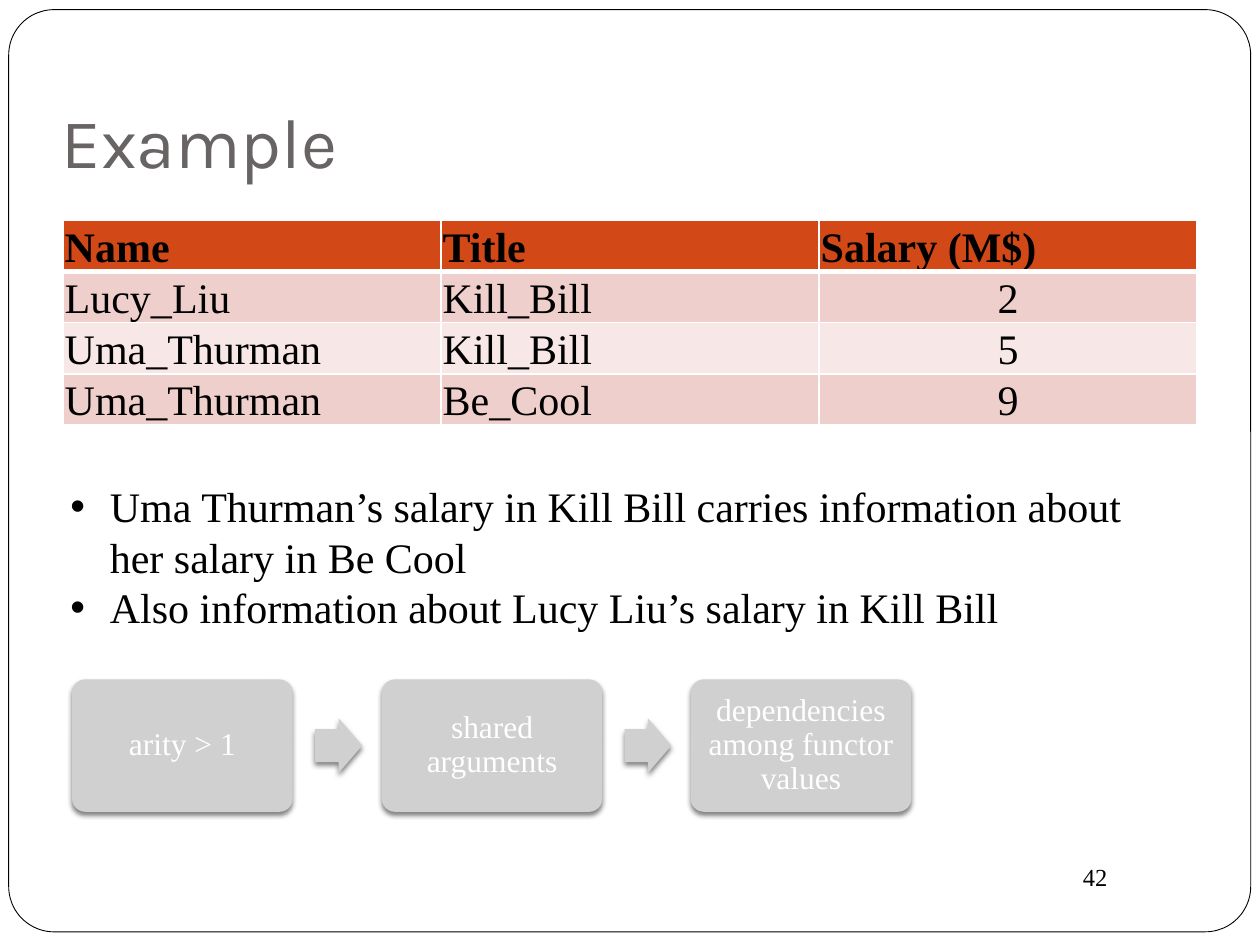
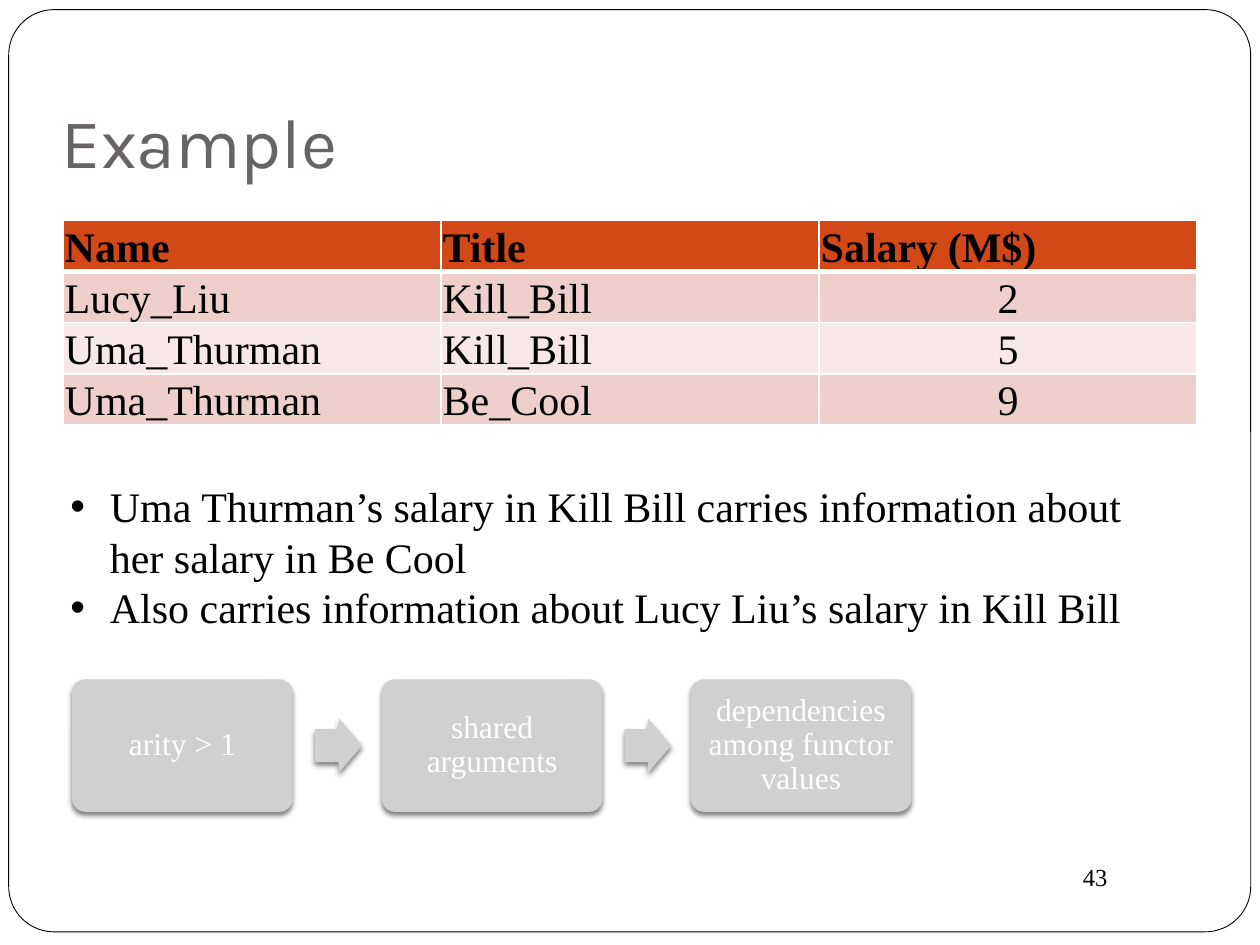
Before and after one commit to oschulte/srl-tutorial-slides, a slide deck: slide 43 of ch1-data.pptx (slide 42 before the commit). Drawn at 1260x945 pixels with LibreOffice and Linux fonts; fonts in the diff are those of the drawing; grey boxes stand for pictures. Boxes give left, top, right and bottom in pixels: in the first picture for what was removed or moved away, otherwise in the second. Text is boxed around its words. In the diff, an @@ line names an element or a change of style, - is before the commit and + after.

```diff
--- a/ch1-data.pptx
+++ b/ch1-data.pptx
@@ text at box(110, 593, 1121, 632): text changed @@
-• Also information about Lucy Liu’s salary in Kill Bill
+• Also carries information about Lucy Liu’s salary in Kill Bill
@@ page number at box(1083, 869, 1108, 887): text changed @@
-42
+43
```
Also in this commit, not shown: 2 other slides changed, 1 slide added, 1 slide removed, 5 other files.
